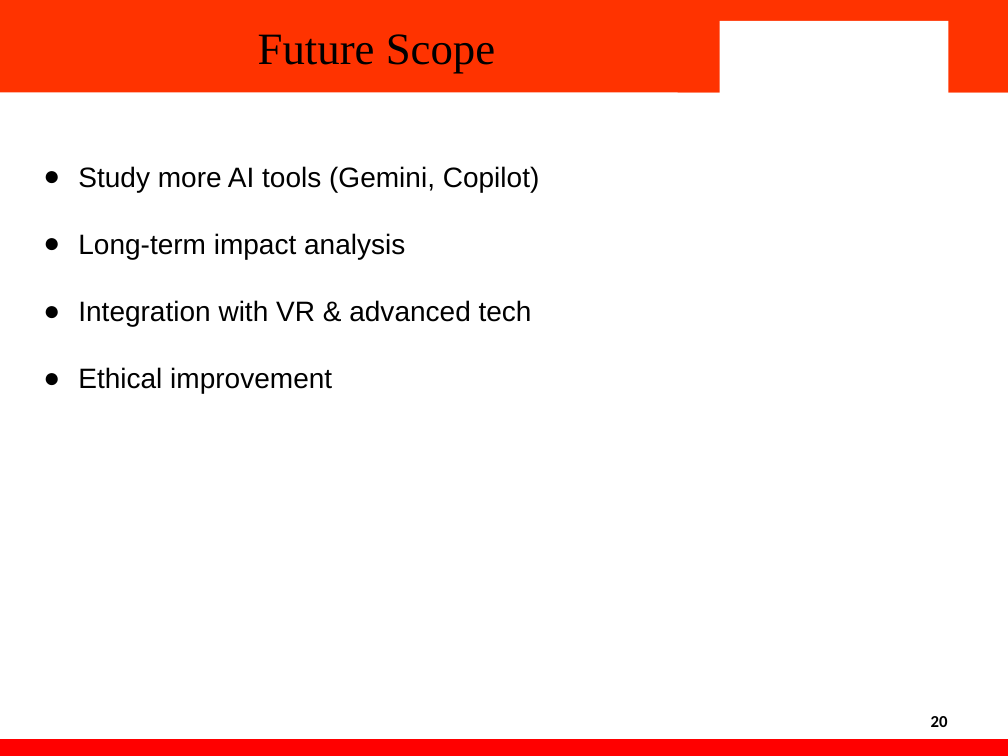
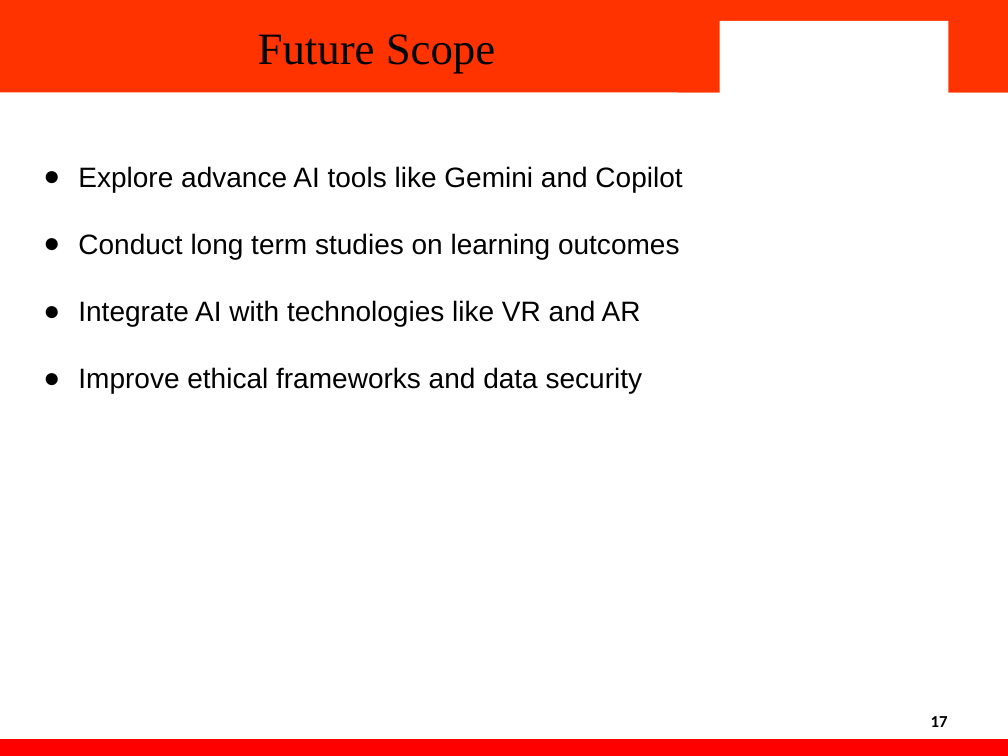
Before and after one commit to Heykrishna/impact-of-ai-on-education, a slide deck: slide 17 of PPT/Final.pptx (slide 20 before the commit). Drawn at 1008x756 pixels with LibreOffice and Linux fonts; fonts in the diff are those of the drawing; background and template pictures are left out. Boxes give left, top, right and bottom in pixels: in the first picture for what was removed or moved away, otherwise in the second. Text is boxed around its words. In the diff, an @@ line names an element or a change of style, - is before the commit and + after.

```diff
--- a/PPT/Final.pptx
+++ b/PPT/Final.pptx
@@ text at (78, 166, 682, 394): text changed @@
-● Study more AI tools (Gemini, Copilot)
-● Long-term impact analysis
-● Integration with VR & advanced tech
-● Ethical improvement
+● Explore advance AI tools like Gemini and Copilot
+● Conduct long term studies on learning outcomes
+● Integrate AI with technologies like VR and AR
+● Improve ethical frameworks and data security
@@ page number at (931, 716, 948, 727): text changed @@
-20
+17
```
Also in this commit, not shown: 16 other slides changed, 3 slides removed.
